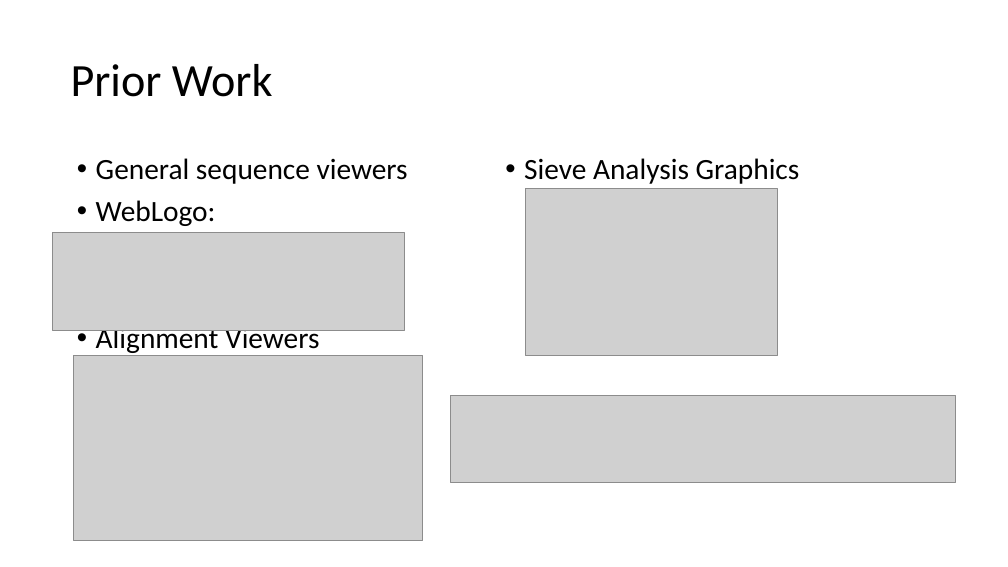
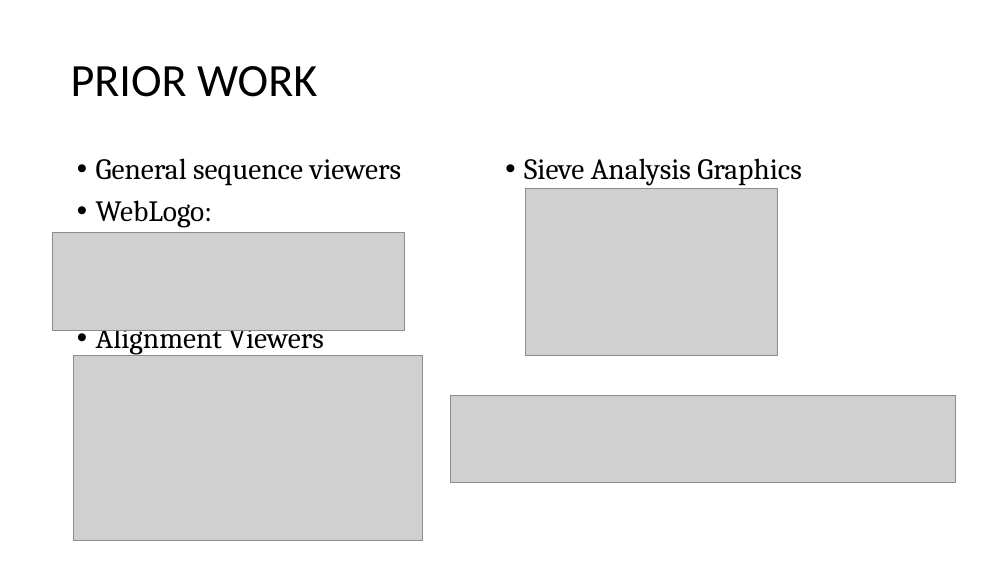
Before and after one commit to nkullman/SIEVE, a slide deck: slide 3 of slides-nkullman-gclenagh-wfyang.pptx. Drawn at 1008x567 pixels with LibreOffice and Linux fonts; fonts in the diff are those of the drawing; grey boxes stand for pictures. Boxes give left, top, right and bottom in pixels: in the first picture for what was removed or moved away, otherwise in the second. Text is boxed around its words. In the diff, an @@ line names an element or a change of style, - is before the commit and + after.

```diff
--- a/slides-nkullman-gclenagh-wfyang.pptx
+++ b/slides-nkullman-gclenagh-wfyang.pptx
@@ title at bbox=[71, 66, 317, 97]: text changed @@
-Prior Work
+PRIOR WORK
@@ text "General sequence viewers" at bbox=[96, 158, 402, 355]: font Calibri to Cambria @@
@@ text "Sieve Analysis Graphics" at bbox=[524, 158, 801, 186]: font Calibri to Cambria @@
```
Also in this commit, not shown: 5 other slides changed, 3 other files.
